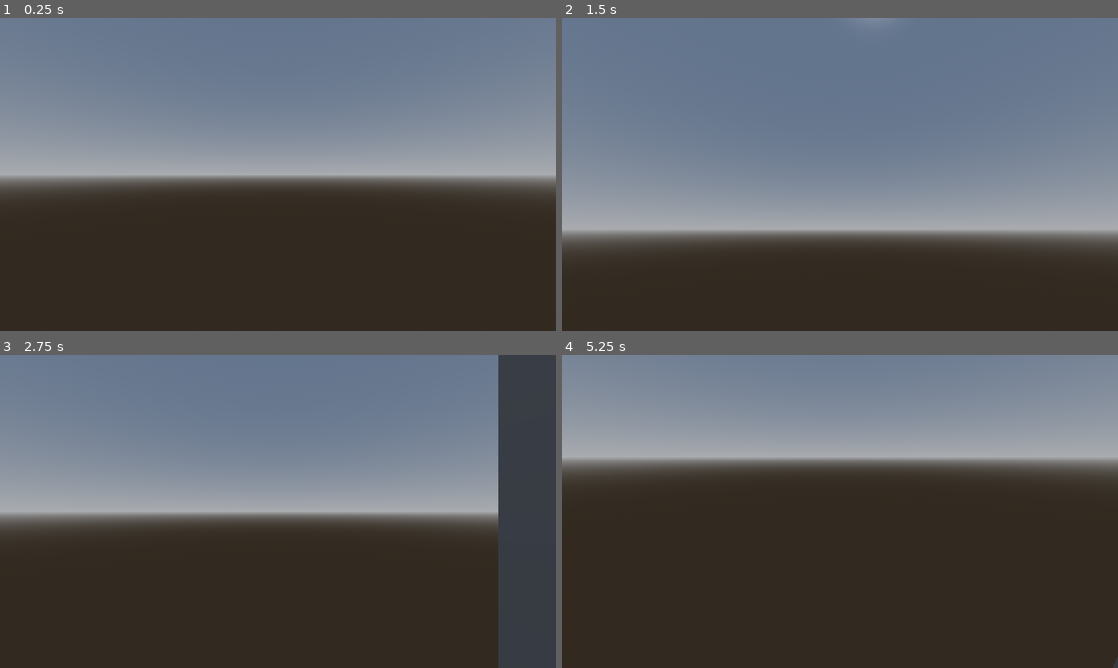
Above: before the commit, frames 1-4 (two rows, left to right).
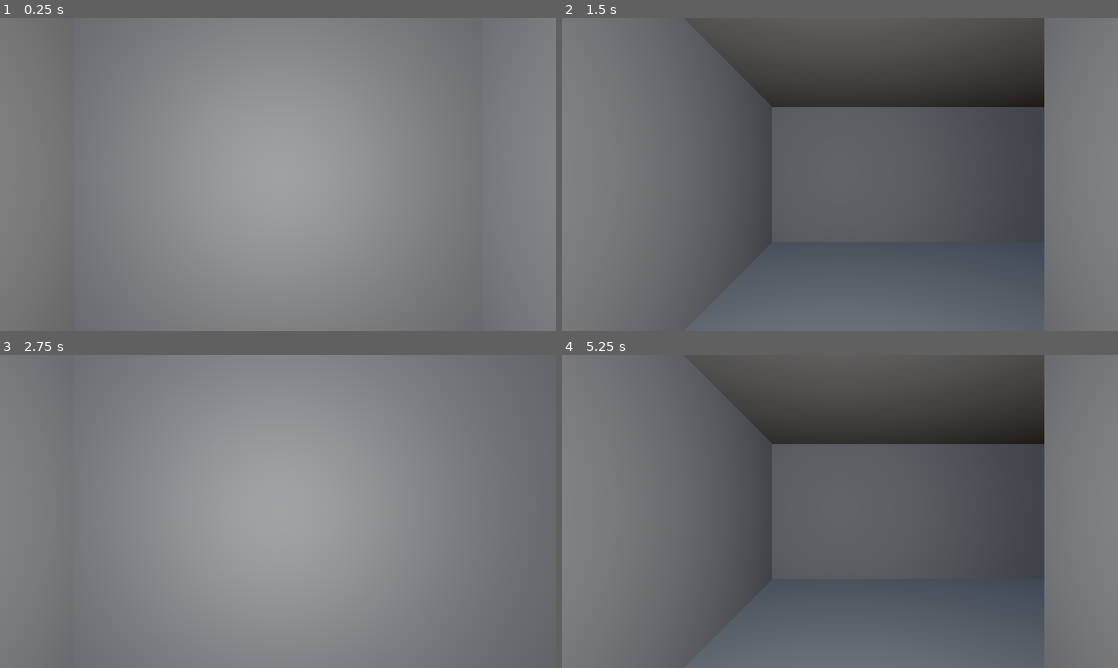
Above: after the commit, the same moments.

Repository: coopermeade-hash/Wall-Crawler
Game: Godot game, scene res://Scenes/game.tscn
Same seed, same stepped clock (60 frames per second), same inputs: the game is played once before the commit and once after it.
Inputs:
- Up to frame 1 (0.25 s): no input
- Up to frame 2 (1.5 s): tap Enter at 0.5 s; hold Right (turn_right) 0.53-1.28 s; hold Page Down (look_down) 0.53-1.28 s; tap Page Up (look_up) at 0.8, 1.35 s; tap Space at 1.25 s; hold S (move_backward) from 1.28 s (still down)
- Up to frame 3 (2.75 s): tap Page Down (look_down) at 1.55 s; tap Enter at 2 s; release S (move_backward) at 2.03 s; hold Right (turn_right) from 2.03 s (still down); hold Page Down (look_down) from 2.03 s (still down); tap Page Up (look_up) at 2.3 s
- Up to frame 4 (5.25 s): tap Space at 2.75, 4.25 s; release Right (turn_right) at 2.78 s; release Page Down (look_down) at 2.78 s; hold W (move_forward) 2.78-3.53 s; tap Page Up (look_up) at 2.85, 3.8, 4.35 s; tap Page Down (look_down) at 3.05, 4.55 s; tap Enter at 3.5 s; hold Page Down (look_down) 3.53-4.28 s; hold Left (turn_left) 3.53-5.03 s; hold S (move_backward) from 5.03 s (still down); hold Page Down (look_down) from 5.03 s (still down)

The runs differ from the first frame. In frame 1, 80% of the frame differs, in the area x 0-100%, y 0-100%; in frame 2, 91%; in frame 3, 81%; in frame 4, 98%.

Commit message:
Put player in maze
Also a lot of adding comments.

Diff:
--- a/wall-crawler/Scenes/Map/WorldGen/world_gen.gd
+++ b/wall-crawler/Scenes/Map/WorldGen/world_gen.gd
@@ -4,6 +4,10 @@
 	This only applies to generating the map. I feel like populating the map randomly,
 	or messing with it programaticly should be done in grid_map.gd
 """
+
+#Change these to change what a hallway / Wall is represented as.
+const HALLWAY_ID = -1
+const WALL_ID = 0
 
 #The WIDTH, HEIGHT, and LENGTH of the maze. Constants are in caps.
 const WIDTH = 32
@@ -35,7 +39,7 @@
 			cells[x].append([])
 			for z in LENGTH:
 
-				cells[x][y].append(-1)
+				cells[x][y].append(WALL_ID)
 
 
 
@@ -49,7 +53,7 @@
 			current_cell = maze_cells.pick_random()
 
 		#Set the current cell to be part of the maze.
-		cells[current_cell.x][current_cell.y][current_cell.z] = 0
+		cells[current_cell.x][current_cell.y][current_cell.z] = HALLWAY_ID
 
 		maze_cells.append(current_cell)
 
@@ -60,7 +64,6 @@
 			#Get the surrounding cells
 			var dirs = []
 			for dir in DIRS:
-				print(dir)
 				var test_cell = current_cell + dir * 2
 
 				#see if digging would put us out of bounds or hit part of the maze.
@@ -80,7 +83,7 @@
 			for l in 2:
 				current_cell += selected_dir
 
-				cells[current_cell.x][current_cell.y][current_cell.z] = 0
+				cells[current_cell.x][current_cell.y][current_cell.z] = HALLWAY_ID
 
 			maze_cells.append(current_cell)
 	#Return the finished map.
--- a/wall-crawler/Scenes/Map/grid_map.gd
+++ b/wall-crawler/Scenes/Map/grid_map.gd
@@ -1,5 +1,12 @@
 extends GridMap
 
+"""The gridmap is where we populate the random map gotten by world_gen.gd into a lively place full of victims to murder.
+
+"""
+##NOTE: The gridmap is set at 2x2x2 meter cells, so all player and tile movement will be a 2m increments unless we change it.
+
+#The player node, TODO: Replace this with something more fitting later when we get the splitting done.
+@onready var player = get_tree().get_first_node_in_group("player")
 
 func _ready() -> void:
 	var world_gen = WorldGen.new()
@@ -12,4 +19,9 @@
 			for z in world_gen.LENGTH:
 				set_cell_item(Vector3i(x, y, z), cells[x][y][z])
 
-	print(get_used_cells_by_item(0))
+	place_player()
+
+
+func place_player():
+	#Puts player in the center.
+	player.position = map_to_local(Vector3i.ONE * 16)
--- a/wall-crawler/Scenes/Player.gd
+++ /dev/null
@@ -1,21 +0,0 @@
-extends Node3D
-
-@onready var camera = $Camera3D
-
-func _input(event: InputEvent) -> void:
-
-	if event.is_action_pressed("turn_left"):
-		rotation_degrees.y += 15
-	elif event.is_action_pressed("turn_right"):
-		rotation_degrees.y -= 15
-	elif event.is_action_pressed("look_up"):
-		camera.rotation_degrees.x += 15
-		camera.rotation_degrees.x = clamp(camera.rotation_degrees.x, -90, 90)
-	elif event.is_action_pressed("look_down"):
-		camera.rotation_degrees.x -= 15
-		camera.rotation_degrees.x = clamp(camera.rotation_degrees.x, -90, 90)
-
-	if event.is_action_pressed("move_forward"):
-		position += (self.basis * Vector3.FORWARD).normalized()
-	elif event.is_action_pressed("move_backward"):
-		position += (self.basis * Vector3.BACK).normalized()
--- /dev/null
+++ b/wall-crawler/Scenes/Player/Player.gd
@@ -0,0 +1,88 @@
+extends Node3D
+
+"""This is a simple player controller. Splitscreen effects are to added later.
+
+We need the snake component, though i'm unsure if it'll work in these tight cooridoors, and if it'll be fun.
+We also need the wall crawling component, though with how I've coded it, it could work by:
+	Simply rotating the player 90 degrees in the correct axis so it looks like they are walking on a wall.
+	We could also change the player's gravity to mess with them more, if we want to go in a more escher-like direction.
+		And for gravity we could swap this for a character controller or a rigid body if we want to be lazy.
+"""
+
+#How long a turn takes in seconds.
+const TURN_SPEED = 0.5
+#How long it takes to move a tile in seconds.
+const MOVE_SPEED = 0.1
+#The time it takes to wait inbetween a move and being able to move again. Made for fast move speeds.
+const WAIT_TIME = 0.1
+
+@onready var camera = $Camera3D
+@onready var raycast = $RayCast3D
+
+#This varible makes sure the player doesn't input while a tween is active, putting them offgrid.
+var can_input = true
+
+func _input(event: InputEvent) -> void:
+	#if can_input == false, we can't input
+	if not can_input: return
+
+	##TODO: replace with dedicated functions and tweens
+	#Turn left or right 90 degrees.
+	if event.is_action_pressed("turn_left"):
+		turn()
+	elif event.is_action_pressed("turn_right"):
+		turn(-1)
+	#Look up or down 15 degrees. This does not affect movement
+	elif event.is_action_pressed("look_up"):
+		camera.rotation_degrees.x += 15
+		camera.rotation_degrees.x = clamp(camera.rotation_degrees.x, -90, 90)
+	elif event.is_action_pressed("look_down"):
+		camera.rotation_degrees.x -= 15
+		camera.rotation_degrees.x = clamp(camera.rotation_degrees.x, -90, 90)
+
+	#Move forwards or backwards 1 meter.
+	if event.is_action("move_forward"):
+		await try_move(Vector3.FORWARD)
+	elif event.is_action("move_backward"):
+		await try_move(Vector3.BACK)
+
+#Direction is how many degrees the character will turn, in 90 degree increments
+func turn(dir := 1):
+	#Make sure we can't input while tweening
+	can_input = false
+	var tween = get_tree().create_tween()
+	#Turn 90 degrees in TURN_SPEED seconds.
+	tween.tween_property(self, "rotation:y",rotation.y + PI / 2 * dir, TURN_SPEED)
+	await tween.finished
+	#Wait until tween is done, then make tween work.
+	can_input = true
+
+
+
+#Direction is where we are moving, length is how long a step is in meters.
+func try_move(direction : Vector3, length = 2):
+
+	#Set the raycast to where the next tile is, and update it.
+
+	##NOTE: we set the raycast to the real direction, not the basis direction since will rotate with the player,
+	##as it is a child node.
+	raycast.target_position = direction * length
+	raycast.force_raycast_update()
+
+	#If the raycast collides, something is blocking it, and we shouldn't move.
+	#TODO: Add the wallcrawling element.
+	if raycast.is_colliding():
+		return
+
+	#The basis, times the direction so it properly goes to where we are facing, times two so we move a full tile.
+	var basis_dir = (self.basis * direction).normalized() * length
+
+	can_input = false
+	var tween = get_tree().create_tween()
+	#Turn 90 degrees in TURN_SPEED seconds.
+	tween.tween_property(self, "position", position + basis_dir, MOVE_SPEED)
+	await tween.finished
+	##NOTE: Aadded this to make holding W not as fast on fast movespeeds. Waits a additional time period.
+	await get_tree().create_timer(WAIT_TIME).timeout
+	#Wait until tween is done, then make tween work.
+	can_input = true
--- /dev/null
+++ b/wall-crawler/Scenes/Player/player.tscn
@@ -0,0 +1,15 @@
+[gd_scene format=3 uid="uid://dojt6ir5jfyg6"]
+
+[ext_resource type="Script" uid="uid://cmejxqhu5y0y6" path="res://Scenes/Player/Player.gd" id="1_v0iea"]
+
+[node name="Player" type="Node3D" unique_id=471360206 groups=["player"]]
+script = ExtResource("1_v0iea")
+
+[node name="Camera3D" type="Camera3D" parent="." unique_id=519416924]
+transform = Transform3D(0.99999994, 0, 0, 0, 0.9999999, 0, 0, 0, 0.99999994, 0, 0, 0)
+current = true
+
+[node name="RayCast3D" type="RayCast3D" parent="." unique_id=232803434]
+target_position = Vector3(0, 0, 0)
+
+[node name="OmniLight3D" type="OmniLight3D" parent="." unique_id=81167272]
--- a/wall-crawler/Scenes/game.tscn
+++ b/wall-crawler/Scenes/game.tscn
@@ -2,7 +2,7 @@
 
 [ext_resource type="MeshLibrary" uid="uid://dpg8w7ded21p8" path="res://Scenes/Map/WorldGen/tiles.tres" id="1_wrm1d"]
 [ext_resource type="Script" uid="uid://dsaq4bkoily40" path="res://Scenes/Map/grid_map.gd" id="2_3dryh"]
-[ext_resource type="Script" uid="uid://cmejxqhu5y0y6" path="res://Scenes/Player.gd" id="3_wowpa"]
+[ext_resource type="PackedScene" uid="uid://dojt6ir5jfyg6" path="res://Scenes/Player/player.tscn" id="3_wrm1d"]
 
 [sub_resource type="ProceduralSkyMaterial" id="ProceduralSkyMaterial_feb5d"]
 sky_horizon_color = Color(0.66224277, 0.6717428, 0.6867428, 1)
@@ -28,10 +28,4 @@
 mesh_library = ExtResource("1_wrm1d")
 script = ExtResource("2_3dryh")
 
-[node name="Node3D" type="Node3D" parent="." unique_id=442491773]
-transform = Transform3D(1, 0, 0, 0, 1, 0, 0, 0, 1, 0, 16, 0)
-script = ExtResource("3_wowpa")
-
-[node name="Camera3D" type="Camera3D" parent="Node3D" unique_id=1491092617]
-transform = Transform3D(0.99999994, 0, 0, 0, 0.9999999, 0, 0, 0, 0.99999994, 0, 0, 0)
-current = true
+[node name="Player" parent="." unique_id=471360206 instance=ExtResource("3_wrm1d")]
--- a/wall-crawler/project.godot
+++ b/wall-crawler/project.godot
@@ -19,6 +19,10 @@
 
 window/stretch/mode="canvas_items"
 window/stretch/aspect="expand"
+
+[global_group]
+
+player="Is a player, or one of it's clones"
 
 [input]
 
Renamed: wall-crawler/Scenes/Player.gd.uid -> wall-crawler/Scenes/Player/Player.gd.uid
